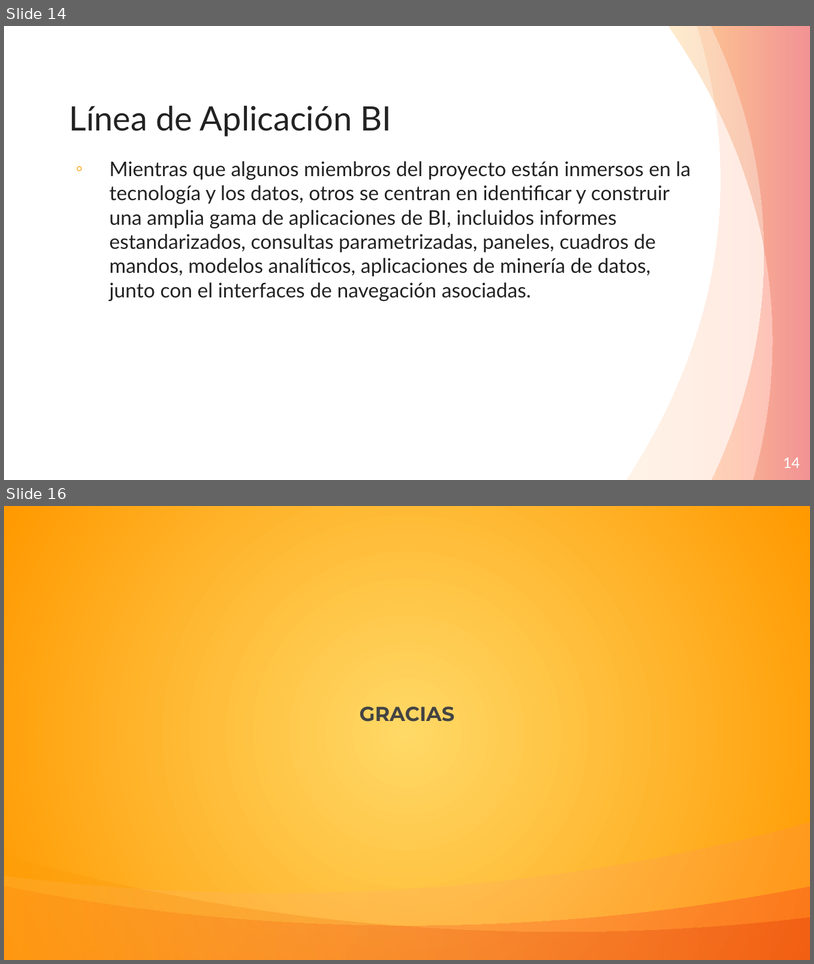
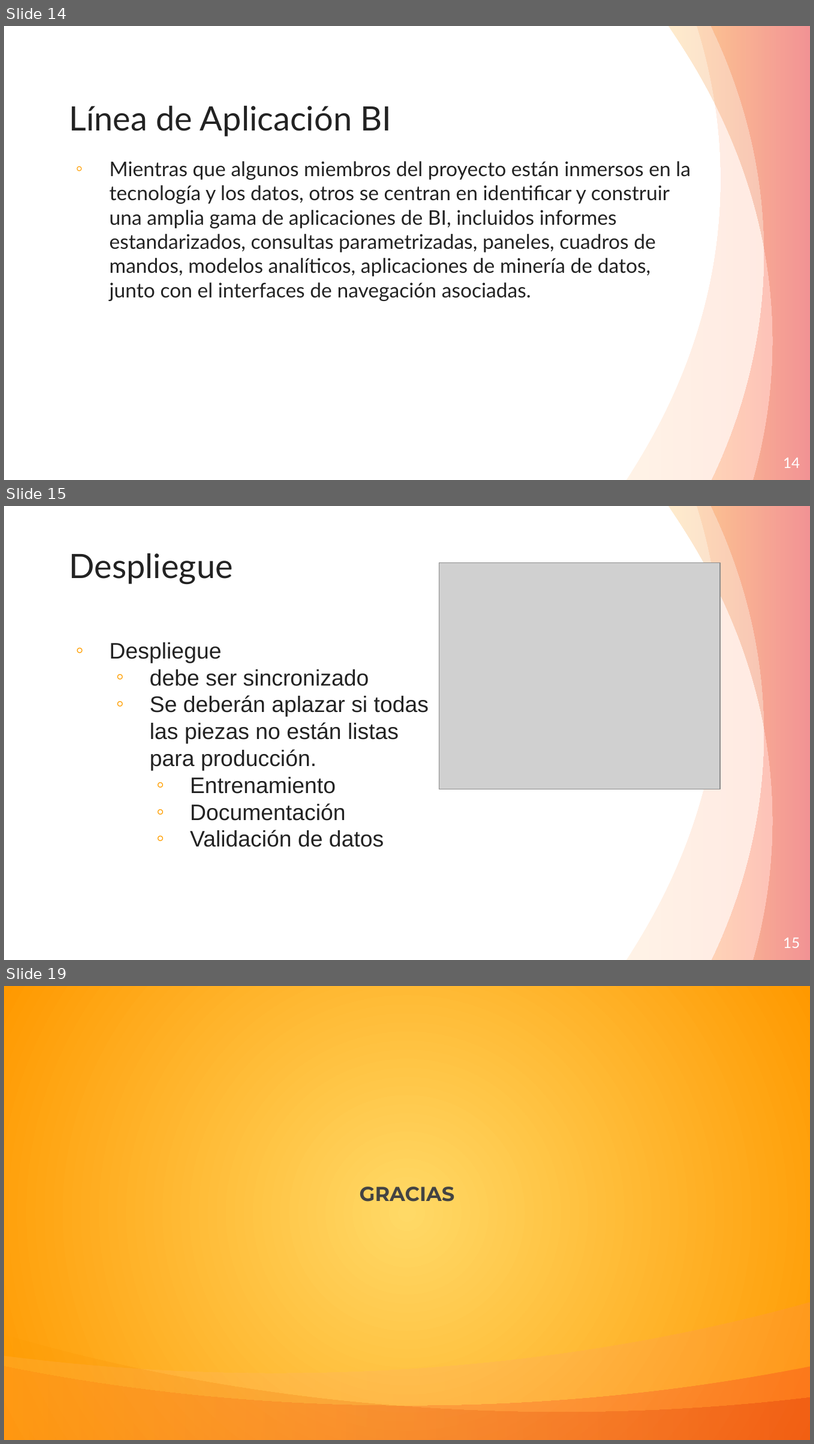
Before and after one commit to Andre-Reinoso/Inmon-vs-Kimball, a slide deck: Inmon-vs-Kimball.pptx. Shown one above the other, each under a label of ours: slides 14 and 16 before the commit, slides 14, 15 and 19 after it; the slides between them are not shown. The pictures are 814x964 and 814x1444 pixels, drawn with LibreOffice and Linux fonts; fonts in the diff are those of the drawing; grey boxes stand for pictures. Boxes give left, top, right and bottom in pixels: in the first picture for what was removed or moved away, otherwise in the second. Text is boxed around its words. In the diff, an @@ line names an element or a change of style, - is before the commit and + after.

```diff
--- a/Inmon-vs-Kimball.pptx
+++ b/Inmon-vs-Kimball.pptx
@@ slide 15 added at (4, 506, 810, 960), background #FFFFFF; not listed: 3 template elements that a slide beside it also shows @@
@@ title added at (69, 553, 233, 585), 30 pt, text #222222 @@
+Despliegue
@@ picture added at (440, 562, 721, 788) @@
@@ text added at (110, 642, 429, 847), 20 pt, text #222222 @@
+◦ Despliegue
+  ◦ debe ser sincronizado
+  ◦ Se deberán aplazar si todas las piezas no están listas para producción.
+    ◦ Entrenamiento
+    ◦ Documentación
+    ◦ Validación de datos
@@ page number added at (783, 937, 800, 948), 13 pt, text #FFFFFF @@
+15
@@ what was slide 16 is now slide 19 @@
```
Also in this commit, not shown: 3 other slides added, 1 slide removed.
